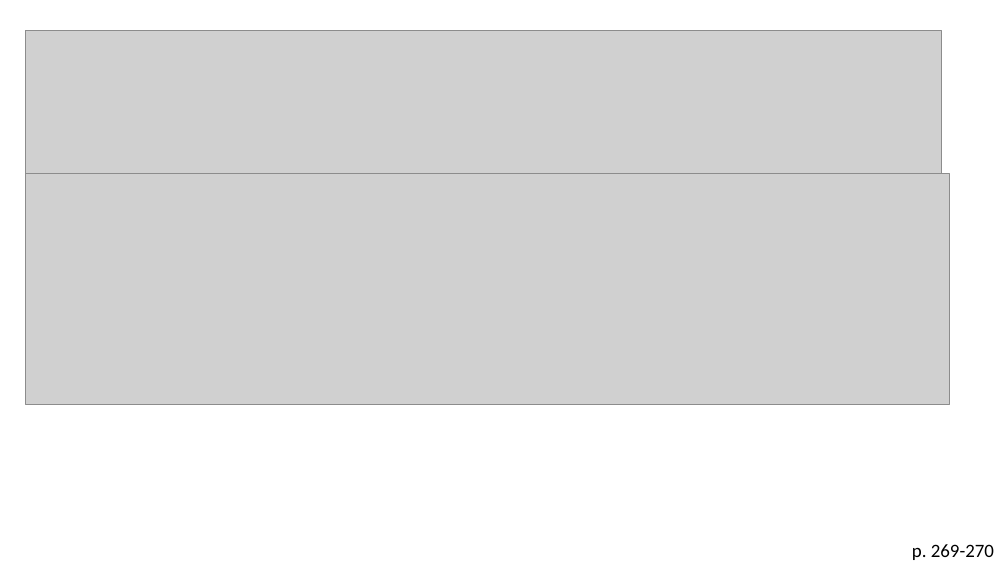
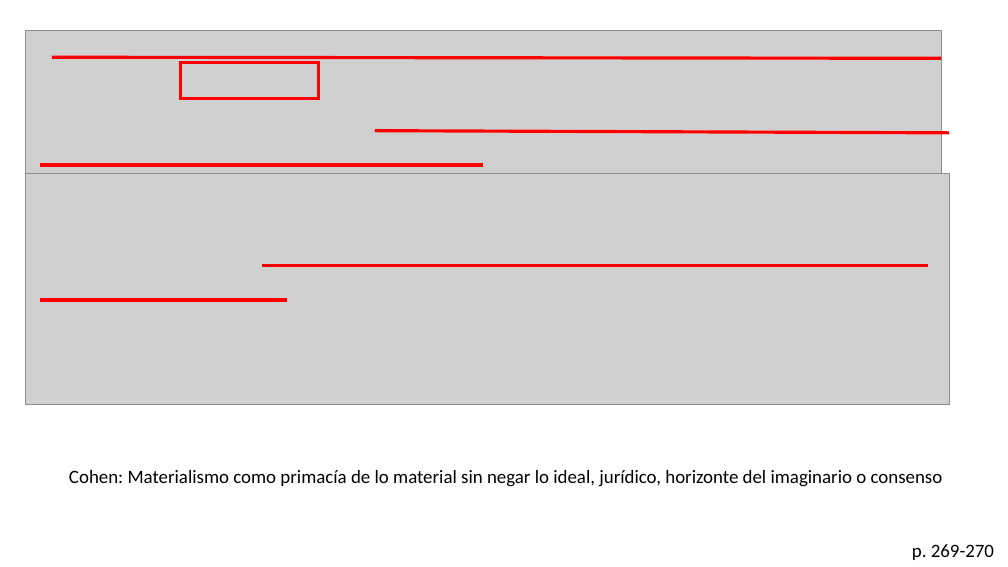
Before and after one commit to zaboltar/zaboltar.github.io, a slide deck: slide 32 of assets uarm/2023 2 UarmPCrit/Taylor - Era Secular 3 y 5.pptx. Drawn at 1008x567 pixels with LibreOffice and Linux fonts; fonts in the diff are those of the drawing; grey boxes stand for pictures. Boxes give left, top, right and bottom in pixels: in the first picture for what was removed or moved away, otherwise in the second. Text is boxed around its words. In the diff, an @@ line names an element or a change of style, - is before the commit and + after.

```diff
--- a/assets uarm/2023 2 UarmPCrit/Taylor - Era Secular 3 y 5.pptx
+++ b/assets uarm/2023 2 UarmPCrit/Taylor - Era Secular 3 y 5.pptx
@@ line added from (52, 57) to (941, 58), #FF0000 3 pt @@
@@ rectangle added at box(181, 63, 319, 98), outline #FF0000 3 pt @@
@@ line added from (375, 131) to (950, 133), #FF0000 3 pt @@
@@ line added from (40, 165) to (483, 165), #FF0000 3 pt @@
@@ line added from (262, 265) to (928, 265), #FF0000 3 pt @@
@@ line added from (287, 300) to (40, 300), #FF0000 3 pt @@
@@ text added at box(69, 470, 943, 487), 18 pt, text #000000 @@
+Cohen: Materialismo como primacía de lo material sin negar lo ideal, jurídico, horizonte del imaginario o consenso
```
Also in this commit, not shown: 8 other slides changed, 10 slides added, 16 slides removed, 5 other files.
